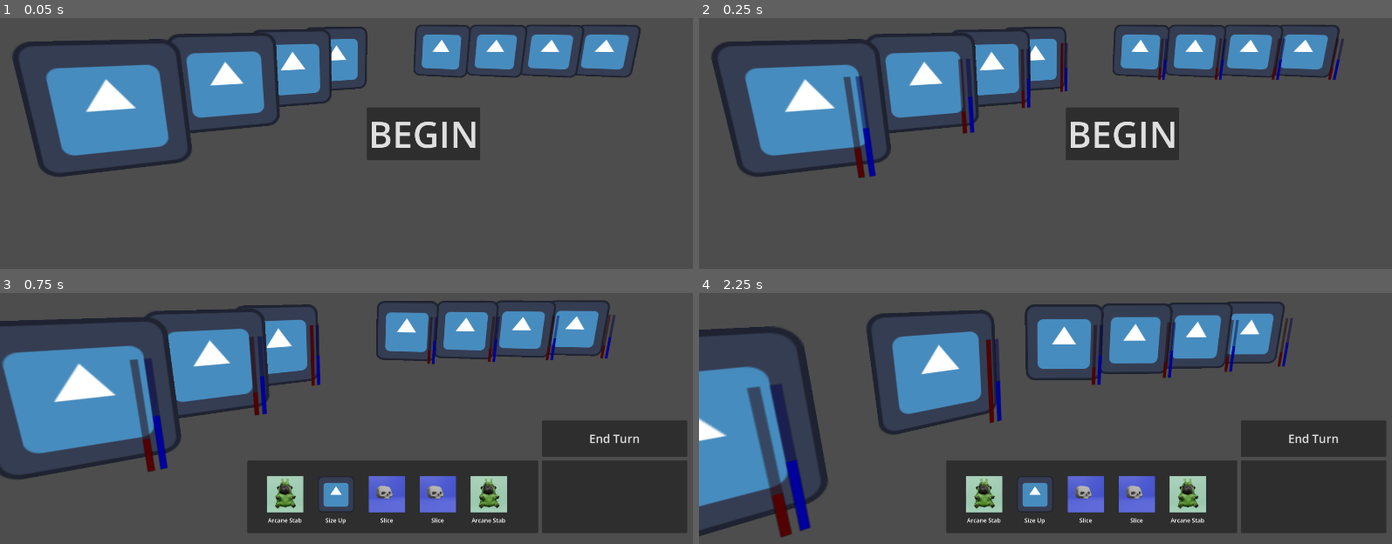
Above: before the commit, frames 1-4 (two rows, left to right).
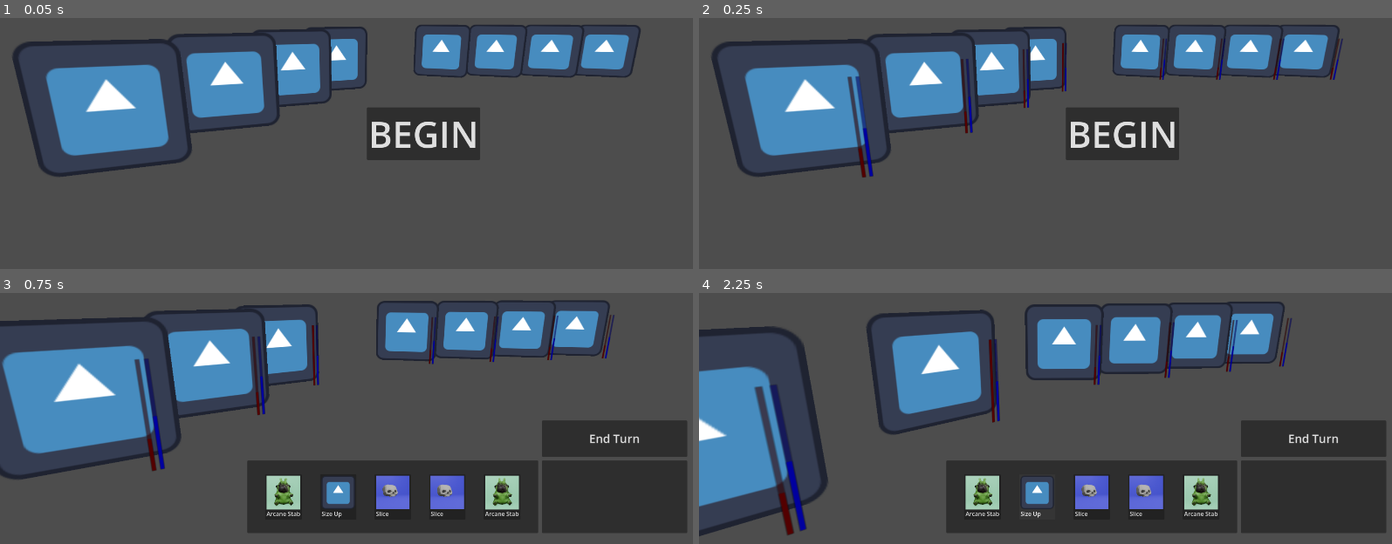
Above: after the commit, the same moments.

Repository: dylanbank/west-fae
Game: Godot game, scene res://hunts/battles/battle.tscn
Same seed, same stepped clock (60 frames per second), same inputs: the game is played once before the commit and once after it. The engine's default icon, where the game draws it, is replaced by a stand-in: a white triangle on a blue panel in a dark square.
Inputs (mouse positions are in pixels of both pictures, inside the frame that each line leads up to):
- Up to frame 1 (0.05 s): no input
- Up to frame 2 (0.25 s): no input
- Up to frame 3 (0.75 s): click "BEGIN" at 0.5 s
- Up to frame 4 (2.25 s): click (983, 496) at 1.25 s, where only the run after the commit has a clickable "Arcane Stab"; click (1038, 496) at 2 s, where only the run after the commit has a clickable "Size Up"

Frame 1 is identical in both runs. In frame 2, 1.2% of the frame differs, in the area x 20-94%, y 8-64%; in frame 3, 4.3%; in frame 4, 5.1%, in the area x 6-86%, y 10-98%.

Commit message:
hud abilities

Diff:
--- a/west-fae/hunts/battles/battle.tscn
+++ b/west-fae/hunts/battles/battle.tscn
@@ -15,6 +15,7 @@
 [ext_resource type="Resource" uid="uid://dkyq72u0skxts" path="res://characters/enemies/joe/joe.tres" id="9_lvofu"]
 [ext_resource type="Resource" uid="uid://cmswkvipjjmx8" path="res://characters/enemies/peter_thiel/peter_thiel.tres" id="10_5kl7h"]
 [ext_resource type="Script" uid="uid://dtt1mjx25eavp" path="res://hunts/battles/ui/code_blocks/update_abilities.gd" id="14_gjv5l"]
+[ext_resource type="Script" uid="uid://dwka73no1kxe8" path="res://hunts/battles/ui/code_blocks/ability_targeting.gd" id="14_lvofu"]
 [ext_resource type="Script" uid="uid://7234j5hco1em" path="res://hunts/battles/ui/post_battle_hud.gd" id="15_dnhfs"]
 [ext_resource type="Texture2D" uid="uid://buli5t6re05yr" path="res://lowpolyfrogcat.jpg" id="15_k8dur"]
 
@@ -112,22 +113,25 @@
 hunter_battle_hud = NodePath("HunterBattleHUD")
 post_battle_hud = NodePath("PostBattleHUD")
 
-[node name="UpdateAbilities" type="Control" parent="SubViewportContainer/SubViewport/BattleHUD" unique_id=809507751 node_paths=PackedStringArray("hud", "ability_1_icon", "ability_1_name", "ability_2_icon", "ability_2_name", "ability_3_icon", "ability_3_name", "ability_4_icon", "ability_4_name", "weapon_icon", "weapon_name")]
+[node name="AbilityTargeting" type="Control" parent="SubViewportContainer/SubViewport/BattleHUD" unique_id=1198544221 node_paths=PackedStringArray("update_abilities")]
+anchors_preset = 0
+offset_right = 40.0
+offset_bottom = 40.0
+script = ExtResource("14_lvofu")
+update_abilities = NodePath("../UpdateAbilities")
+
+[node name="UpdateAbilities" type="Control" parent="SubViewportContainer/SubViewport/BattleHUD" unique_id=809507751 node_paths=PackedStringArray("hud", "battle_manager", "ability_1_btn", "ability_2_btn", "ability_3_btn", "ability_4_btn", "weapon_btn")]
 anchors_preset = 0
 offset_right = 40.0
 offset_bottom = 40.0
 script = ExtResource("14_gjv5l")
 hud = NodePath("..")
-ability_1_icon = NodePath("../HunterBattleHUD/Equipped/VBoxContainer/AbilitiesItemsUI/AbilityPanel/MarginContainer2/Abilities/Ability1VBox/Ability1Icon")
-ability_1_name = NodePath("../HunterBattleHUD/Equipped/VBoxContainer/AbilitiesItemsUI/AbilityPanel/MarginContainer2/Abilities/Ability1VBox/Ability1Label")
-ability_2_icon = NodePath("../HunterBattleHUD/Equipped/VBoxContainer/AbilitiesItemsUI/AbilityPanel/MarginContainer2/Abilities/Ability2VBox/Ability2Icon")
-ability_2_name = NodePath("../HunterBattleHUD/Equipped/VBoxContainer/AbilitiesItemsUI/AbilityPanel/MarginContainer2/Abilities/Ability2VBox/Ability2Label")
-ability_3_icon = NodePath("../HunterBattleHUD/Equipped/VBoxContainer/AbilitiesItemsUI/AbilityPanel/MarginContainer2/Abilities/Ability3VBox/Ability3Icon")
-ability_3_name = NodePath("../HunterBattleHUD/Equipped/VBoxContainer/AbilitiesItemsUI/AbilityPanel/MarginContainer2/Abilities/Ability3VBox/Ability3Label")
-ability_4_icon = NodePath("../HunterBattleHUD/Equipped/VBoxContainer/AbilitiesItemsUI/AbilityPanel/MarginContainer2/Abilities/Ability4VBox/Ability4Icon")
-ability_4_name = NodePath("../HunterBattleHUD/Equipped/VBoxContainer/AbilitiesItemsUI/AbilityPanel/MarginContainer2/Abilities/Ability4VBox/Ability4Label")
-weapon_icon = NodePath("../HunterBattleHUD/Equipped/VBoxContainer/AbilitiesItemsUI/AbilityPanel/MarginContainer2/Abilities/WeaponVBox/WeaponIcon")
-weapon_name = NodePath("../HunterBattleHUD/Equipped/VBoxContainer/AbilitiesItemsUI/AbilityPanel/MarginContainer2/Abilities/WeaponVBox/WeaponLabel")
+battle_manager = NodePath("../../../../BattleManager")
+ability_1_btn = NodePath("../HunterBattleHUD/Equipped/VBoxContainer/AbilitiesItemsUI/AbilityPanel/Abilities/Ability1Button")
+ability_2_btn = NodePath("../HunterBattleHUD/Equipped/VBoxContainer/AbilitiesItemsUI/AbilityPanel/Abilities/Ability2Button")
+ability_3_btn = NodePath("../HunterBattleHUD/Equipped/VBoxContainer/AbilitiesItemsUI/AbilityPanel/Abilities/Ability3Button")
+ability_4_btn = NodePath("../HunterBattleHUD/Equipped/VBoxContainer/AbilitiesItemsUI/AbilityPanel/Abilities/Ability4Button")
+weapon_btn = NodePath("../HunterBattleHUD/Equipped/VBoxContainer/AbilitiesItemsUI/AbilityPanel/Abilities/WeaponButton")
 error_texture = ExtResource("15_k8dur")
 error_label = "Error"
 
@@ -203,104 +207,79 @@
 custom_minimum_size = Vector2(800, 200)
 layout_mode = 2
 
-[node name="MarginContainer2" type="MarginContainer" parent="SubViewportContainer/SubViewport/BattleHUD/HunterBattleHUD/Equipped/VBoxContainer/AbilitiesItemsUI/AbilityPanel" unique_id=1214876383]
-layout_mode = 0
-offset_right = 768.0
-offset_bottom = 219.0
-theme_override_constants/margin_left = 30
-theme_override_constants/margin_top = 30
-theme_override_constants/margin_right = 30
-theme_override_constants/margin_bottom = 30
-
-[node name="Abilities" type="HBoxContainer" parent="SubViewportContainer/SubViewport/BattleHUD/HunterBattleHUD/Equipped/VBoxContainer/AbilitiesItemsUI/AbilityPanel/MarginContainer2" unique_id=1625103777]
-layout_mode = 2
+[node name="Abilities" type="HBoxContainer" parent="SubViewportContainer/SubViewport/BattleHUD/HunterBattleHUD/Equipped/VBoxContainer/AbilitiesItemsUI/AbilityPanel" unique_id=1625103777]
+custom_minimum_size = Vector2(0, 125)
+layout_mode = 1
+anchors_preset = 8
+anchor_left = 0.5
+anchor_top = 0.5
+anchor_right = 0.5
+anchor_bottom = 0.5
+offset_left = -217.5
+offset_top = -50.0
+offset_right = 217.5
+offset_bottom = 50.0
+grow_horizontal = 2
+grow_vertical = 2
 size_flags_horizontal = 4
 size_flags_vertical = 4
-theme_override_constants/separation = 20
+theme_override_constants/separation = 50
 alignment = 1
 
-[node name="Ability1VBox" type="VBoxContainer" parent="SubViewportContainer/SubViewport/BattleHUD/HunterBattleHUD/Equipped/VBoxContainer/AbilitiesItemsUI/AbilityPanel/MarginContainer2/Abilities" unique_id=560820332]
-layout_mode = 2
-theme_override_constants/separation = 10
-
-[node name="Ability1Icon" type="TextureRect" parent="SubViewportContainer/SubViewport/BattleHUD/HunterBattleHUD/Equipped/VBoxContainer/AbilitiesItemsUI/AbilityPanel/MarginContainer2/Abilities/Ability1VBox" unique_id=1005334953]
-custom_maximum_size = Vector2(100, 100)
-layout_mode = 2
-texture = ExtResource("4_5ri0k")
-
-[node name="Ability1Label" type="Label" parent="SubViewportContainer/SubViewport/BattleHUD/HunterBattleHUD/Equipped/VBoxContainer/AbilitiesItemsUI/AbilityPanel/MarginContainer2/Abilities/Ability1VBox" unique_id=549377977]
-layout_mode = 2
+[node name="Ability1Button" type="Button" parent="SubViewportContainer/SubViewport/BattleHUD/HunterBattleHUD/Equipped/VBoxContainer/AbilitiesItemsUI/AbilityPanel/Abilities" unique_id=1389041441]
+custom_minimum_size = Vector2(100, 0)
+layout_mode = 2
+size_flags_horizontal = 4
 text = "Ability 1"
-horizontal_alignment = 1
-
-[node name="Spacer1" type="Control" parent="SubViewportContainer/SubViewport/BattleHUD/HunterBattleHUD/Equipped/VBoxContainer/AbilitiesItemsUI/AbilityPanel/MarginContainer2/Abilities" unique_id=1627049763]
-layout_mode = 2
-
-[node name="Ability2VBox" type="VBoxContainer" parent="SubViewportContainer/SubViewport/BattleHUD/HunterBattleHUD/Equipped/VBoxContainer/AbilitiesItemsUI/AbilityPanel/MarginContainer2/Abilities" unique_id=324393312]
-layout_mode = 2
-theme_override_constants/separation = 10
-
-[node name="Ability2Icon" type="TextureRect" parent="SubViewportContainer/SubViewport/BattleHUD/HunterBattleHUD/Equipped/VBoxContainer/AbilitiesItemsUI/AbilityPanel/MarginContainer2/Abilities/Ability2VBox" unique_id=781479456]
-custom_maximum_size = Vector2(100, 100)
-layout_mode = 2
-texture = ExtResource("4_5ri0k")
-
-[node name="Ability2Label" type="Label" parent="SubViewportContainer/SubViewport/BattleHUD/HunterBattleHUD/Equipped/VBoxContainer/AbilitiesItemsUI/AbilityPanel/MarginContainer2/Abilities/Ability2VBox" unique_id=1289852110]
-layout_mode = 2
+icon = ExtResource("4_5ri0k")
+alignment = 0
+icon_alignment = 1
+vertical_icon_alignment = 0
+expand_icon = true
+
+[node name="Ability2Button" type="Button" parent="SubViewportContainer/SubViewport/BattleHUD/HunterBattleHUD/Equipped/VBoxContainer/AbilitiesItemsUI/AbilityPanel/Abilities" unique_id=285920777]
+custom_minimum_size = Vector2(100, 0)
+layout_mode = 2
+size_flags_horizontal = 4
 text = "Ability 2"
-horizontal_alignment = 1
-
-[node name="Spacer2" type="Control" parent="SubViewportContainer/SubViewport/BattleHUD/HunterBattleHUD/Equipped/VBoxContainer/AbilitiesItemsUI/AbilityPanel/MarginContainer2/Abilities" unique_id=247026443]
-layout_mode = 2
-
-[node name="Ability3VBox" type="VBoxContainer" parent="SubViewportContainer/SubViewport/BattleHUD/HunterBattleHUD/Equipped/VBoxContainer/AbilitiesItemsUI/AbilityPanel/MarginContainer2/Abilities" unique_id=620135209]
-layout_mode = 2
-theme_override_constants/separation = 10
-
-[node name="Ability3Icon" type="TextureRect" parent="SubViewportContainer/SubViewport/BattleHUD/HunterBattleHUD/Equipped/VBoxContainer/AbilitiesItemsUI/AbilityPanel/MarginContainer2/Abilities/Ability3VBox" unique_id=249639508]
-custom_maximum_size = Vector2(100, 100)
-layout_mode = 2
-texture = ExtResource("4_5ri0k")
-
-[node name="Ability3Label" type="Label" parent="SubViewportContainer/SubViewport/BattleHUD/HunterBattleHUD/Equipped/VBoxContainer/AbilitiesItemsUI/AbilityPanel/MarginContainer2/Abilities/Ability3VBox" unique_id=619638919]
-layout_mode = 2
+icon = ExtResource("4_5ri0k")
+alignment = 0
+icon_alignment = 1
+vertical_icon_alignment = 0
+expand_icon = true
+
+[node name="Ability3Button" type="Button" parent="SubViewportContainer/SubViewport/BattleHUD/HunterBattleHUD/Equipped/VBoxContainer/AbilitiesItemsUI/AbilityPanel/Abilities" unique_id=255743709]
+custom_minimum_size = Vector2(100, 0)
+layout_mode = 2
+size_flags_horizontal = 4
 text = "Ability 3"
-horizontal_alignment = 1
-
-[node name="Spacer3" type="Control" parent="SubViewportContainer/SubViewport/BattleHUD/HunterBattleHUD/Equipped/VBoxContainer/AbilitiesItemsUI/AbilityPanel/MarginContainer2/Abilities" unique_id=380456830]
-layout_mode = 2
-
-[node name="Ability4VBox" type="VBoxContainer" parent="SubViewportContainer/SubViewport/BattleHUD/HunterBattleHUD/Equipped/VBoxContainer/AbilitiesItemsUI/AbilityPanel/MarginContainer2/Abilities" unique_id=298337290]
-layout_mode = 2
-theme_override_constants/separation = 10
-
-[node name="Ability4Icon" type="TextureRect" parent="SubViewportContainer/SubViewport/BattleHUD/HunterBattleHUD/Equipped/VBoxContainer/AbilitiesItemsUI/AbilityPanel/MarginContainer2/Abilities/Ability4VBox" unique_id=1307784053]
-custom_maximum_size = Vector2(100, 100)
-layout_mode = 2
-texture = ExtResource("4_5ri0k")
-
-[node name="Ability4Label" type="Label" parent="SubViewportContainer/SubViewport/BattleHUD/HunterBattleHUD/Equipped/VBoxContainer/AbilitiesItemsUI/AbilityPanel/MarginContainer2/Abilities/Ability4VBox" unique_id=46670400]
-layout_mode = 2
+icon = ExtResource("4_5ri0k")
+alignment = 0
+icon_alignment = 1
+vertical_icon_alignment = 0
+expand_icon = true
+
+[node name="Ability4Button" type="Button" parent="SubViewportContainer/SubViewport/BattleHUD/HunterBattleHUD/Equipped/VBoxContainer/AbilitiesItemsUI/AbilityPanel/Abilities" unique_id=1797303602]
+custom_minimum_size = Vector2(100, 0)
+layout_mode = 2
+size_flags_horizontal = 4
 text = "Ability 4"
-horizontal_alignment = 1
-
-[node name="Spacer4" type="Control" parent="SubViewportContainer/SubViewport/BattleHUD/HunterBattleHUD/Equipped/VBoxContainer/AbilitiesItemsUI/AbilityPanel/MarginContainer2/Abilities" unique_id=762716507]
-layout_mode = 2
-
-[node name="WeaponVBox" type="VBoxContainer" parent="SubViewportContainer/SubViewport/BattleHUD/HunterBattleHUD/Equipped/VBoxContainer/AbilitiesItemsUI/AbilityPanel/MarginContainer2/Abilities" unique_id=945946439]
-layout_mode = 2
-theme_override_constants/separation = 10
-
-[node name="WeaponIcon" type="TextureRect" parent="SubViewportContainer/SubViewport/BattleHUD/HunterBattleHUD/Equipped/VBoxContainer/AbilitiesItemsUI/AbilityPanel/MarginContainer2/Abilities/WeaponVBox" unique_id=618918629]
-custom_maximum_size = Vector2(100, 100)
-layout_mode = 2
-texture = ExtResource("4_5ri0k")
-
-[node name="WeaponLabel" type="Label" parent="SubViewportContainer/SubViewport/BattleHUD/HunterBattleHUD/Equipped/VBoxContainer/AbilitiesItemsUI/AbilityPanel/MarginContainer2/Abilities/WeaponVBox" unique_id=1699284572]
-layout_mode = 2
-text = "Ability 5
-"
-horizontal_alignment = 1
+icon = ExtResource("4_5ri0k")
+alignment = 0
+icon_alignment = 1
+vertical_icon_alignment = 0
+expand_icon = true
+
+[node name="WeaponButton" type="Button" parent="SubViewportContainer/SubViewport/BattleHUD/HunterBattleHUD/Equipped/VBoxContainer/AbilitiesItemsUI/AbilityPanel/Abilities" unique_id=1284175168]
+custom_minimum_size = Vector2(100, 0)
+layout_mode = 2
+size_flags_horizontal = 4
+text = "Weapon"
+icon = ExtResource("4_5ri0k")
+alignment = 0
+icon_alignment = 1
+vertical_icon_alignment = 0
+expand_icon = true
 
 [node name="VBoxContainer" type="VBoxContainer" parent="SubViewportContainer/SubViewport/BattleHUD/HunterBattleHUD/Equipped/VBoxContainer/AbilitiesItemsUI" unique_id=1790710817]
 layout_mode = 2
@@ -377,4 +356,9 @@
 
 [connection signal="pressed" from="SubViewportContainer/SubViewport/BattleHUD/PreBattleHUD/StartBattleButton" to="SubViewportContainer/SubViewport/BattleHUD" method="_on_start_battle_button_pressed"]
 [connection signal="pressed" from="SubViewportContainer/SubViewport/BattleHUD/HunterBattleHUD/Equipped/VBoxContainer/EndTurnButton" to="SubViewportContainer/SubViewport/BattleHUD" method="_on_end_turn_button_pressed"]
+[connection signal="pressed" from="SubViewportContainer/SubViewport/BattleHUD/HunterBattleHUD/Equipped/VBoxContainer/AbilitiesItemsUI/AbilityPanel/Abilities/Ability1Button" to="SubViewportContainer/SubViewport/BattleHUD/AbilityTargeting" method="_on_ability_1_button_pressed"]
+[connection signal="pressed" from="SubViewportContainer/SubViewport/BattleHUD/HunterBattleHUD/Equipped/VBoxContainer/AbilitiesItemsUI/AbilityPanel/Abilities/Ability2Button" to="SubViewportContainer/SubViewport/BattleHUD/AbilityTargeting" method="_on_ability_2_button_pressed"]
+[connection signal="pressed" from="SubViewportContainer/SubViewport/BattleHUD/HunterBattleHUD/Equipped/VBoxContainer/AbilitiesItemsUI/AbilityPanel/Abilities/Ability3Button" to="SubViewportContainer/SubViewport/BattleHUD/AbilityTargeting" method="_on_ability_3_button_pressed"]
+[connection signal="pressed" from="SubViewportContainer/SubViewport/BattleHUD/HunterBattleHUD/Equipped/VBoxContainer/AbilitiesItemsUI/AbilityPanel/Abilities/Ability4Button" to="SubViewportContainer/SubViewport/BattleHUD/AbilityTargeting" method="_on_ability_4_button_pressed"]
+[connection signal="pressed" from="SubViewportContainer/SubViewport/BattleHUD/HunterBattleHUD/Equipped/VBoxContainer/AbilitiesItemsUI/AbilityPanel/Abilities/WeaponButton" to="SubViewportContainer/SubViewport/BattleHUD/AbilityTargeting" method="_on_weapon_button_pressed"]
 [connection signal="pressed" from="SubViewportContainer/SubViewport/BattleHUD/PostBattleHUD/VBoxContainer/Continue" to="SubViewportContainer/SubViewport/BattleHUD/PostBattleHUD" method="_on_continue_pressed"]
--- /dev/null
+++ b/west-fae/hunts/battles/ui/code_blocks/ability_targeting.gd
@@ -0,0 +1,29 @@
+extends Control
+class_name AbilityTargeting
+
+@export var update_abilities : UpdateAbilities
+@export var battle_manager : BattleManager
+
+func target(ability : BaseAbilityResource) -> void:
+	var targeted_pips : Array[int] = ability.affected_pips
+	# target the characters. pip system really needs to be fleshed out.
+
+
+func _on_ability_1_button_pressed() -> void:
+	target(update_abilities.current_abilities[0])
+
+
+func _on_ability_2_button_pressed() -> void:
+	target(update_abilities.current_abilities[1])
+
+
+func _on_ability_3_button_pressed() -> void:
+	target(update_abilities.current_abilities[2])
+
+
+func _on_ability_4_button_pressed() -> void:
+	target(update_abilities.current_abilities[3])
+
+
+func _on_weapon_button_pressed() -> void:
+	target(update_abilities.current_weapon)
--- a/west-fae/hunts/battles/ui/code_blocks/update_abilities.gd
+++ b/west-fae/hunts/battles/ui/code_blocks/update_abilities.gd
@@ -2,80 +2,72 @@
 class_name UpdateAbilities
 
 @export var hud : BattleHUD
+@export var battle_manager : BattleManager
 
 @export var current_abilities : Array
 @export var current_weapon : BaseAbilityResource
 
-@export var ability_1_icon : TextureRect
-@export var ability_1_name : Label
-
-@export var ability_2_icon : TextureRect
-@export var ability_2_name : Label
-
-@export var ability_3_icon : TextureRect
-@export var ability_3_name : Label
-
-@export var ability_4_icon : TextureRect
-@export var ability_4_name : Label
-
-@export var weapon_icon : TextureRect
-@export var weapon_name : Label
+@export var ability_1_btn : Button
+@export var ability_2_btn : Button
+@export var ability_3_btn : Button
+@export var ability_4_btn : Button
+@export var weapon_btn : Button
 
 @export var error_texture : Texture
 @export var error_label : String
 
 func _process(delta: float) -> void:
-	if hud.battle_manager.focused_char_res:
-		var current_char : CharacterResource = hud.battle_manager.focused_char_res
+	if battle_manager.focused_char_res:
+		var current_char : CharacterResource = battle_manager.focused_char_res
 		if current_char.equipped_abilities:
 			current_abilities = current_char.equipped_abilities
 			if current_abilities[0]:
 				var current_ability_1 : BaseAbilityResource = current_abilities[0]
-				ability_1_icon.texture = current_ability_1.icon
-				ability_1_name.text = current_ability_1.name
+				ability_1_btn.icon = current_ability_1.icon
+				ability_1_btn.text = current_ability_1.name
 			else:
-				ability_1_icon.texture = error_texture
-				ability_1_name.text = error_label
+				ability_1_btn.icon = error_texture
+				ability_1_btn.text = error_label
 
 			if current_abilities[1]:
 				var current_ability_2 : BaseAbilityResource = current_abilities[1]
-				ability_2_icon.texture = current_ability_2.icon
-				ability_2_name.text = current_ability_2.name
+				ability_2_btn.icon = current_ability_2.icon
+				ability_2_btn.text = current_ability_2.name
 			else:
-				ability_2_icon.texture = error_texture
-				ability_2_name.text = error_label
+				ability_2_btn.icon = error_texture
+				ability_2_btn.text = error_label
 
 			if current_abilities[2]:
 				var current_ability_3 : BaseAbilityResource = current_abilities[2]
-				ability_3_icon.texture = current_ability_3.icon
-				ability_3_name.text = current_ability_3.name
+				ability_3_btn.icon = current_ability_3.icon
+				ability_3_btn.text = current_ability_3.name
 			else:
-				ability_3_icon.texture = error_texture
-				ability_3_name.text = error_label
+				ability_3_btn.icon = error_texture
+				ability_3_btn.text = error_label
 
 			if current_abilities[3]:
 				var current_ability_4 : BaseAbilityResource = current_abilities[3]
-				ability_4_icon.texture = current_ability_4.icon
-				ability_4_name.text = current_ability_4.name
+				ability_4_btn.icon = current_ability_4.icon
+				ability_4_btn.text = current_ability_4.name
 			else:
-				ability_4_icon.texture = error_texture
-				ability_4_name.text = error_label
+				ability_4_btn.icon = error_texture
+				ability_4_btn.text = error_label
 		else:
-			ability_1_icon.texture = error_texture
-			ability_1_name.text = error_label
+			ability_1_btn.icon = error_texture
+			ability_1_btn.text = error_label
 
-			ability_2_icon.texture = error_texture
-			ability_2_name.text = error_label
+			ability_2_btn.icon = error_texture
+			ability_2_btn.text = error_label
 
-			ability_3_icon.texture = error_texture
-			ability_3_name.text = error_label
+			ability_3_btn.icon = error_texture
+			ability_3_btn.text = error_label
 
-			ability_4_icon.texture = error_texture
-			ability_4_name.text = error_label
+			ability_4_btn.icon = error_texture
+			ability_4_btn.text = error_label
 		if current_char.equipped_weapon:
 			current_weapon = current_char.equipped_weapon
-			weapon_icon.texture = current_weapon.icon
-			weapon_name.text = current_weapon.name
+			weapon_btn.icon = current_weapon.icon
+			weapon_btn.text = current_weapon.name
 		else:
-			weapon_icon.texture = error_texture
-			weapon_name.text = error_label
+			weapon_btn.icon = error_texture
+			weapon_btn.text = error_label
--- a/west-fae/hunts/battles/ui/resource_bars/HealthProgressBar.tscn
+++ b/west-fae/hunts/battles/ui/resource_bars/HealthProgressBar.tscn
@@ -3,13 +3,13 @@
 [ext_resource type="Script" uid="uid://gy4cjefhij05" path="res://hunts/battles/ui/resource_bars/health_progress_bar.gd" id="1_2tv4l"]
 
 [sub_resource type="StyleBoxFlat" id="StyleBoxFlat_6sj1v"]
-bg_color = Color(0.3254902, 0, 0, 0.49019608)
+bg_color = Color(0.3254902, 0, 0, 0.5882353)
 
 [sub_resource type="StyleBoxFlat" id="StyleBoxFlat_ai6g8"]
 bg_color = Color(0.3254902, 0, 0, 1)
 
 [sub_resource type="StyleBoxFlat" id="StyleBoxFlat_annh4"]
-bg_color = Color(0.023529412, 0, 0.62352943, 0.49019608)
+bg_color = Color(0.023529412, 0, 0.62352943, 0.5882353)
 
 [sub_resource type="StyleBoxFlat" id="StyleBoxFlat_3p56h"]
 bg_color = Color(0.0252556, 0, 0.62265486, 1)
@@ -32,15 +32,16 @@
 anchor_top = 0.5
 anchor_right = 0.5
 anchor_bottom = 0.5
-offset_left = -7.0
+offset_left = -4.5
 offset_top = -48.125
-offset_right = 7.0
+offset_right = 4.5
 offset_bottom = 48.125
 grow_horizontal = 2
 grow_vertical = 2
+theme_override_constants/separation = 3
 
 [node name="HealthProgressBar" type="ProgressBar" parent="HBoxContainer" unique_id=2145994399]
-custom_minimum_size = Vector2(5, 0)
+custom_minimum_size = Vector2(3, 0)
 layout_mode = 2
 size_flags_vertical = 1
 theme_override_styles/background = SubResource("StyleBoxFlat_6sj1v")
@@ -50,7 +51,7 @@
 show_percentage = false
 
 [node name="EnergyProgressBar" type="ProgressBar" parent="HBoxContainer" unique_id=59582508]
-custom_minimum_size = Vector2(5, 0)
+custom_minimum_size = Vector2(3, 0)
 layout_mode = 2
 size_flags_vertical = 1
 theme_override_styles/background = SubResource("StyleBoxFlat_annh4")
Not shown, added: west-fae/hunts/battles/ui/code_blocks/ability_targeting.gd.uid
